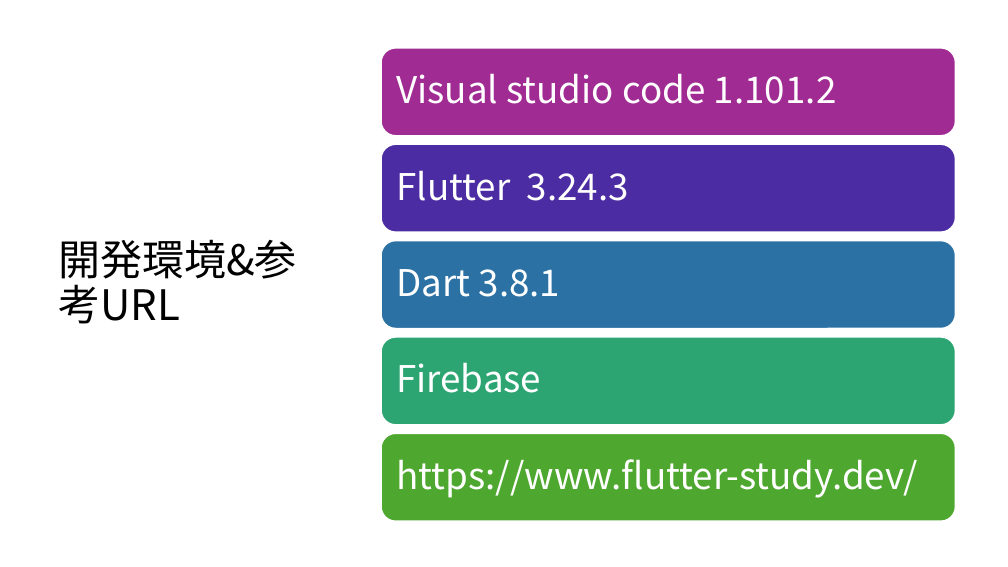
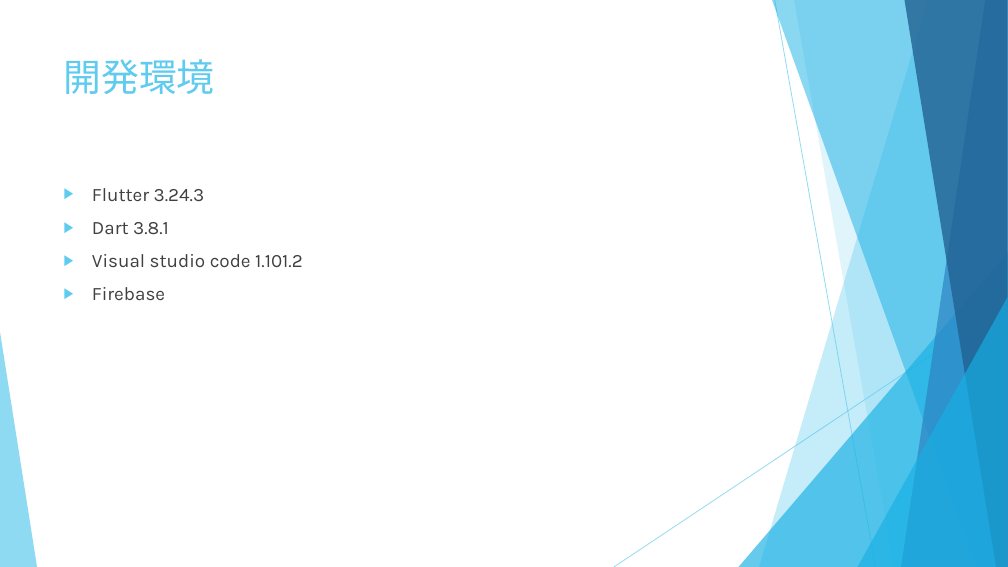
Before and after one commit to TaniIan/flutter_application_1, a slide deck: slide 6 of Todoアプリ_谷維案.pptx. Drawn at 1008x567 pixels with LibreOffice and Linux fonts; fonts in the diff are those of the drawing. Boxes give left, top, right and bottom in pixels: in the first picture for what was removed or moved away, otherwise in the second. Text is boxed around its words. In the diff, an @@ line names an element or a change of style, - is before the commit and + after.

```diff
--- a/Todoアプリ_谷維案.pptx
+++ b/Todoアプリ_谷維案.pptx
@@ title "開発環境" at [64, 59, 215, 94]: vertical alignment middle to top @@
@@ title at [64, 59, 215, 94]: text changed; size 40 to 36 pt; font Noto Sans CJK JP to Karla; text colour #000000 to #5FCBEF @@
-開発環境&参考URL
+開発環境
@@ text added at [92, 188, 303, 300], 18 pt, text #404040 @@
+▶ Flutter 3.24.3
+▶ Dart 3.8.1
+▶ Visual studio code 1.101.2
+▶ Firebase
@@ group added at [0, 0, 1008, 567]: 5 freeform shapes, 3 triangles, 2 lines @@
@@ group removed at [381, 48, 956, 521]: 5 rounded rectangles, 5 texts @@
-Visual studio code 1.101.2
-Flutter 3.24.3
-Dart 3.8.1
-Firebase
-https://www.flutter-study.dev/
```
Also in this commit, not shown: 1 other slide changed, 5 slides added, 4 slides removed, 2 other files.
